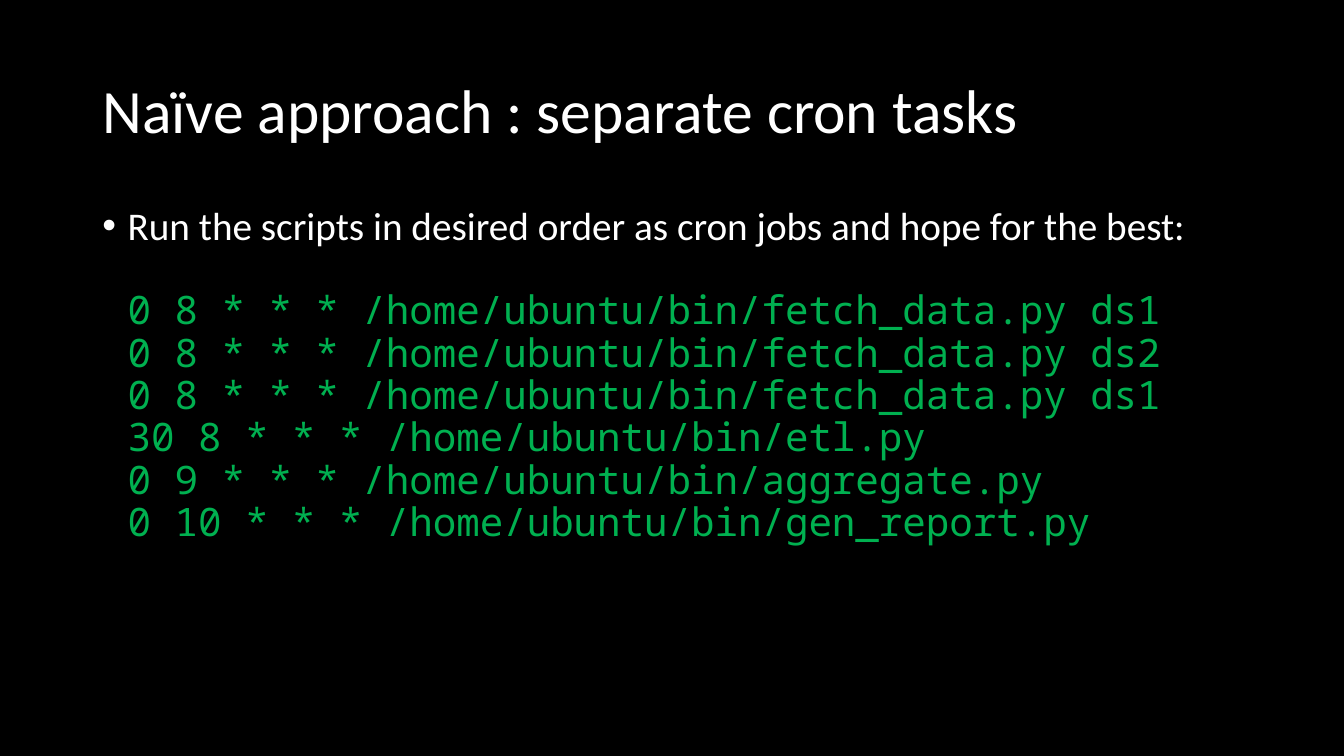
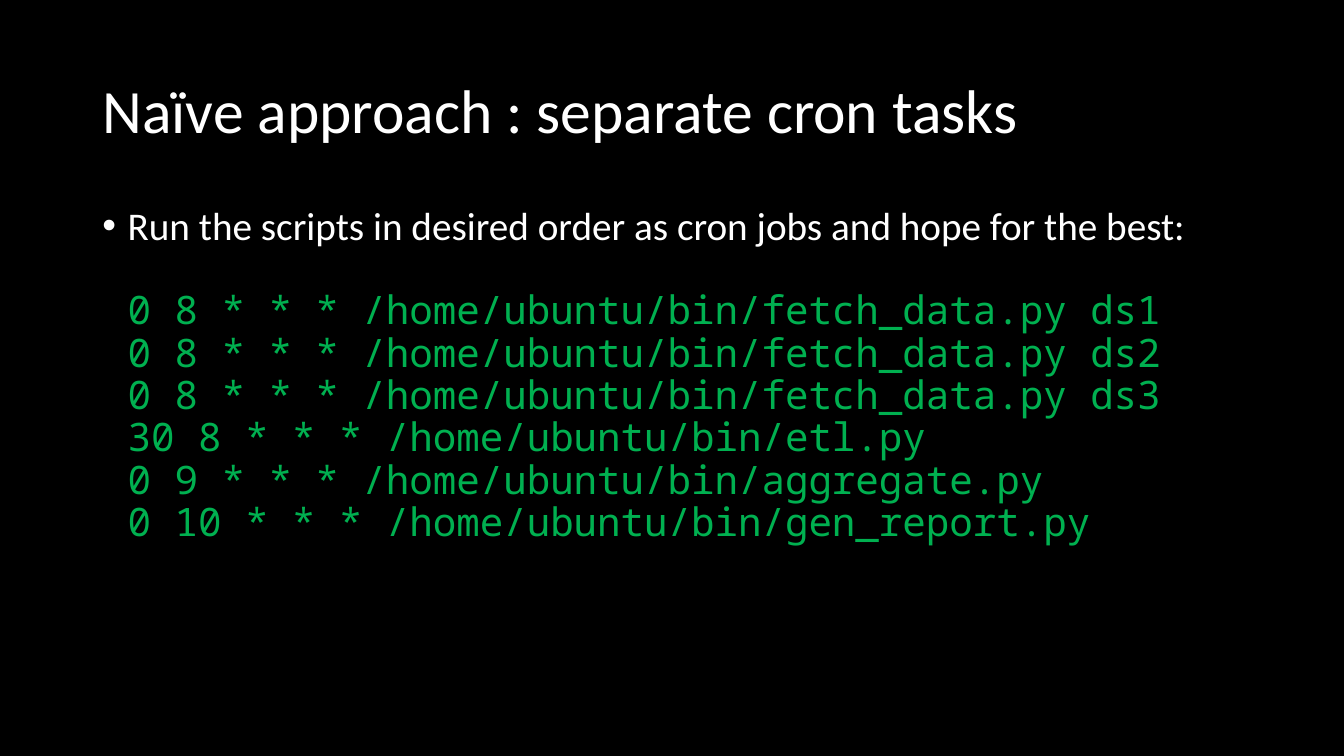
Before and after one commit to femibyte/data-eng, a slide deck: slide 9 of PyData2016-DataPipelinesCloud.pptx. Drawn at 1344x756 pixels with LibreOffice and Linux fonts; fonts in the diff are those of the drawing. Boxes give left, top, right and bottom in pixels: in the first picture for what was removed or moved away, otherwise in the second. Text is boxed around its words. In the diff, an @@ line names an element or a change of style, - is before the commit and + after.

```diff
--- a/PyData2016-DataPipelinesCloud.pptx
+++ b/PyData2016-DataPipelinesCloud.pptx
@@ text at <box>128,212,1184,546</box>: text changed @@
-• Run the scripts in desired order as cron jobs and hope for the best:
-  0 8 * * * /home/ubuntu/bin/fetch_data.py ds1
-  0 8 * * * /home/ubuntu/bin/fetch_data.py ds2
-  0 8 * * * /home/ubuntu/bin/fetch_data.py ds1
-  30 8 * * * /home/ubuntu/bin/etl.py
-  0 9 * * * /home/ubuntu/bin/aggregate.py
-  0 10 * * * /home/ubuntu/bin/gen_report.py
+• Run the scripts in desired order as cron jobs and hope for the best:
+  0 8 * * * /home/ubuntu/bin/fetch_data.py ds1
+  0 8 * * * /home/ubuntu/bin/fetch_data.py ds2
+  0 8 * * * /home/ubuntu/bin/fetch_data.py ds3
+  30 8 * * * /home/ubuntu/bin/etl.py
+  0 9 * * * /home/ubuntu/bin/aggregate.py
+  0 10 * * * /home/ubuntu/bin/gen_report.py
```
Also in this commit, not shown: 9 other slides changed, 4 slides added.
